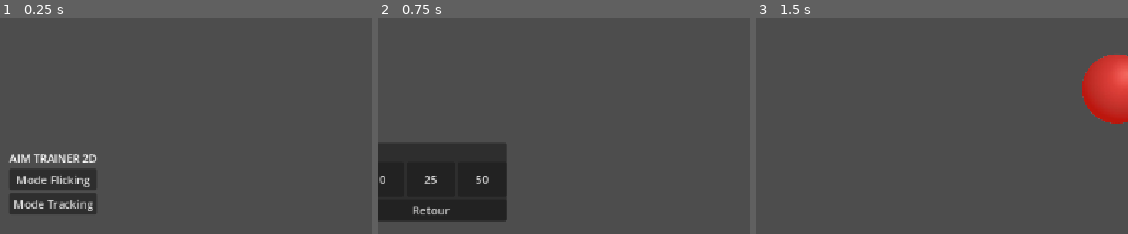
Above: before the commit, frames 1-3 (left to right).
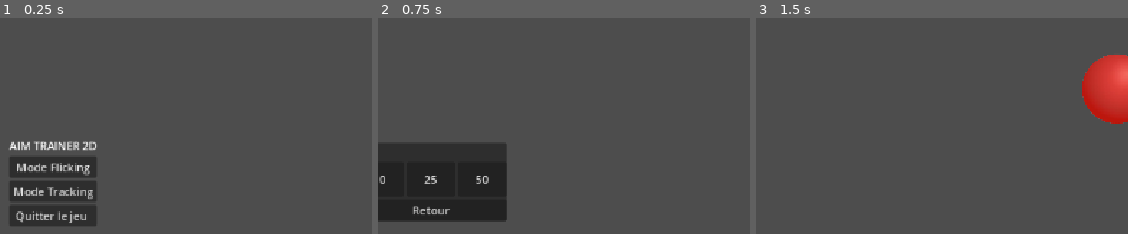
Above: after the commit, the same moments.

Repository: enflak3/trace-x
Game: Godot game, scene res://main_menu.tscn
Two runs of this game, one before a commit and one after it. Both use one fixed random seed, a clock stepped at 60 frames per second and the inputs below.
Inputs:
- Up to frame 1 (0.25 s): no input
- Up to frame 2 (0.75 s): click "Mode Flicking" at 0.5 s
- Up to frame 3 (1.5 s): click "10" at 1.25 s
The pictures show only the part of the screen within x 46-96%, y 13-63%; the shares and areas given below are measured in that part.

The runs differ from the first frame. In frame 1, 4.8% of the frame differs, in the area x 2-27%, y 56-97%; in frame 2, less than 0.1%; in frame 3, nothing differs.

Commit message:
Ajoute bouton quitter (main menu)
permet de quitter le jeu

Diff:
--- a/main_menu.gd
+++ b/main_menu.gd
@@ -5,6 +5,7 @@
 @onready var btn_flick: Button = $VBoxContainer/BtnFlick
 @onready var btn_tracking: Button = $VBoxContainer/BtnTracking
 @onready var btn_settings: Button = $BtnSettings
+@onready var btn_quit: Button = $VBoxContainer/BtnQuit
 
 # Sélecteur de cibles Flick
 @onready var flick_panel: PanelContainer = $FlickSelectPanel
@@ -55,6 +56,7 @@
 	btn_flick.pressed.connect(_on_flick_pressed)
 	btn_tracking.pressed.connect(_on_tracking_pressed)
 	btn_settings.pressed.connect(_on_settings_pressed)
+	btn_quit.pressed.connect(func(): get_tree().quit())
 
 	# Connexions sélecteur de cibles
 	btn_10.pressed.connect(func(): _start_flick(10))
--- a/main_menu.tscn
+++ b/main_menu.tscn
@@ -37,6 +37,10 @@
 [node name="BtnTracking" type="Button" parent="VBoxContainer" unique_id=1310452859]
 layout_mode = 2
 text = "Mode Tracking"
+
+[node name="BtnQuit" type="Button" parent="VBoxContainer" unique_id=2017787268]
+layout_mode = 2
+text = "Quitter le jeu "
 
 [node name="FlickSelectPanel" type="PanelContainer" parent="." unique_id=943096321]
 visible = false
